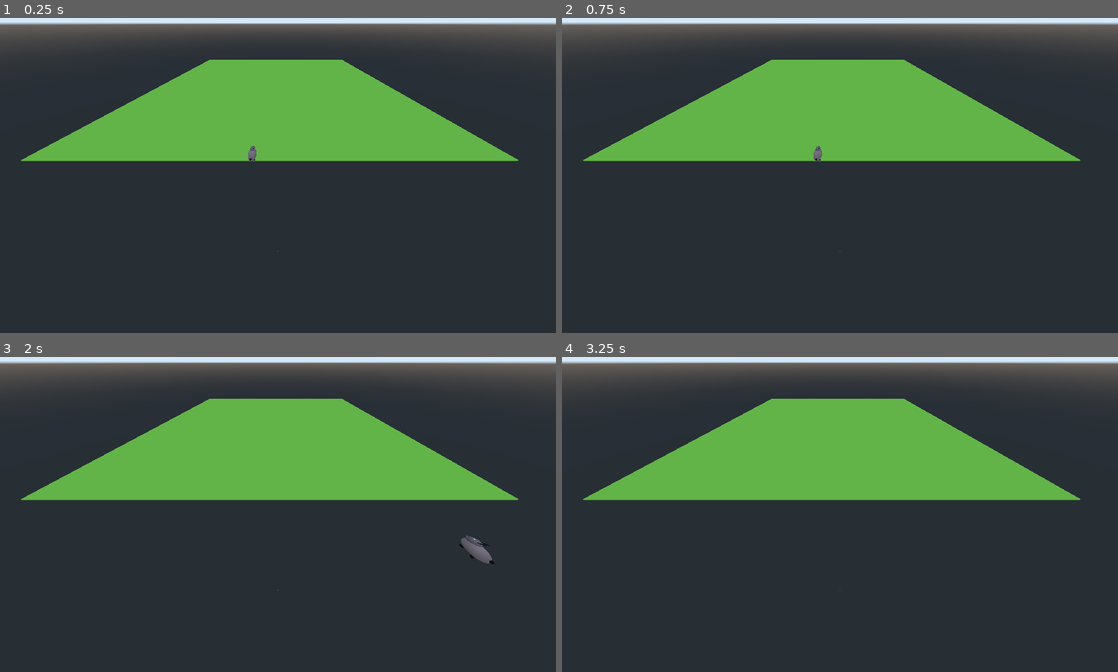
Above: before the commit, frames 1-4 (two rows, left to right).
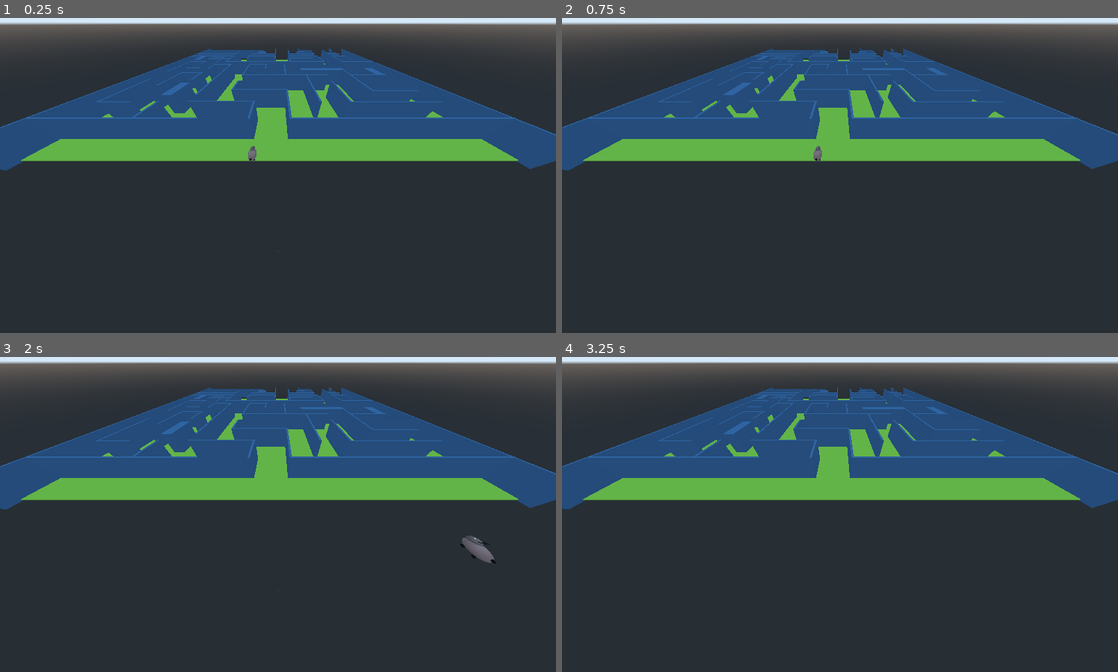
Above: after the commit, the same moments.

Repository: ajelenga/labiLapin
Game: Godot game, scene res://Spatial.tscn
Same seed, same stepped clock (60 frames per second), same inputs: the game is played once before the commit and once after it.
Inputs:
- Up to frame 1 (0.25 s): no input
- Up to frame 2 (0.75 s): tap Enter at 0.5 s; hold Right (ui_right) from 0.53 s (still down)
- Up to frame 3 (2 s): release Right (ui_right) at 1.28 s; hold Down (ui_down) from 1.28 s (still down)
- Up to frame 4 (3.25 s): release Down (ui_down) at 2.03 s; hold Right (ui_right) 2.03-2.78 s; tap Space at 2.75 s; hold Up (ui_up) from 2.78 s (still down)

The runs differ from the first frame. In frame 1, 18% of the frame differs, in the area x 0-100%, y 9-49%; in frame 2, 18%; in frame 3, 19%, in the area x 0-100%, y 9-66%; in frame 4, 18%.

Commit message:
add food

Diff:
--- a/main/Spatial.tscn
+++ b/main/Spatial.tscn
@@ -132,7 +132,6 @@
 shape = SubResource( 3 )
 
 [node name="murs" type="Spatial" parent="."]
-visible = false
 
 [node name="mur5" type="StaticBody" parent="murs"]
 transform = Transform( 0.3, 0, 0, 0, 3, 0, 0, 0, 10, -5.13587, 2.95133, -170.166 )
@@ -232,7 +231,7 @@
 material/0 = SubResource( 11 )
 
 [node name="CollisionShape" type="CollisionShape" parent="murs/mur3"]
-transform = Transform( 1, 0, 0, 0, 1, 0, 2.22045e-16, 0, 1, 0, 0, 0 )
+transform = Transform( 1, 0, -9.09495e-13, 0, 1, 0, 1.11022e-16, 0, 1, 0, 0, -0.1992 )
 shape = SubResource( 5 )
 
 [node name="mur77" type="StaticBody" parent="murs"]
@@ -2958,6 +2957,9 @@
 
 [node name="lapin3D" type="RigidBody" parent="."]
 transform = Transform( -4.37114e-08, 0, -1, 0, 1, 0, 1, 0, -4.37114e-08, 4.19938, 1.16542, -187.496 )
+axis_lock_angular_x = true
+axis_lock_angular_y = true
+axis_lock_angular_z = true
 script = ExtResource( 3 )
 
 [node name="MeshInstance" type="MeshInstance" parent="lapin3D"]
@@ -3029,4 +3031,5 @@
 material/0 = SubResource( 22 )
 
 [node name="CollisionShape" type="CollisionShape" parent="lapin3D"]
+transform = Transform( 2.03609, 0, -4.52889e-08, 0, 1, 0, -4.52889e-08, 0, 1, 0, 0, 0 )
 shape = SubResource( 13 )
--- /dev/null
+++ b/main/food.tscn
@@ -0,0 +1,40 @@
+[gd_scene load_steps=8 format=2]
+
+[sub_resource type="SphereMesh" id=1]
+
+[sub_resource type="SpatialMaterial" id=2]
+albedo_color = Color( 1, 0, 0, 1 )
+
+[sub_resource type="CylinderMesh" id=3]
+
+[sub_resource type="SpatialMaterial" id=4]
+albedo_color = Color( 0.811765, 0.0901961, 0.0901961, 1 )
+
+[sub_resource type="SphereMesh" id=5]
+
+[sub_resource type="SpatialMaterial" id=6]
+albedo_color = Color( 0.301961, 0.756863, 0.0196078, 1 )
+
+[sub_resource type="BoxShape" id=7]
+extents = Vector3( 1.47247, 1, 1 )
+
+[node name="food" type="Area"]
+
+[node name="MeshInstance" type="MeshInstance" parent="."]
+transform = Transform( 2.10062, 0, 0, 0, 0.382619, 0, 0, 0, 0.494346, -0.248149, 0, 0 )
+mesh = SubResource( 1 )
+material/0 = SubResource( 2 )
+
+[node name="MeshInstance2" type="MeshInstance" parent="."]
+transform = Transform( 0.0144895, -0.759358, 0, 0.412855, 0.000348671, 0, 0, 0, 0.436355, -0.88805, -0.0170368, 0.0150936 )
+mesh = SubResource( 3 )
+material/0 = SubResource( 4 )
+
+[node name="MeshInstance3" type="MeshInstance" parent="."]
+transform = Transform( 0.679085, 0, 0, 0, 0.422401, 0, 0, 0, 0.376754, -2.03274, 0.0494666, 0.0577946 )
+mesh = SubResource( 5 )
+material/0 = SubResource( 6 )
+
+[node name="CollisionShape" type="CollisionShape" parent="."]
+transform = Transform( 1.70057, 0, 0, 0, 0.445782, 0, 0, 0, 0.399712, -0.304161, 0, -0.0195069 )
+shape = SubResource( 7 )
